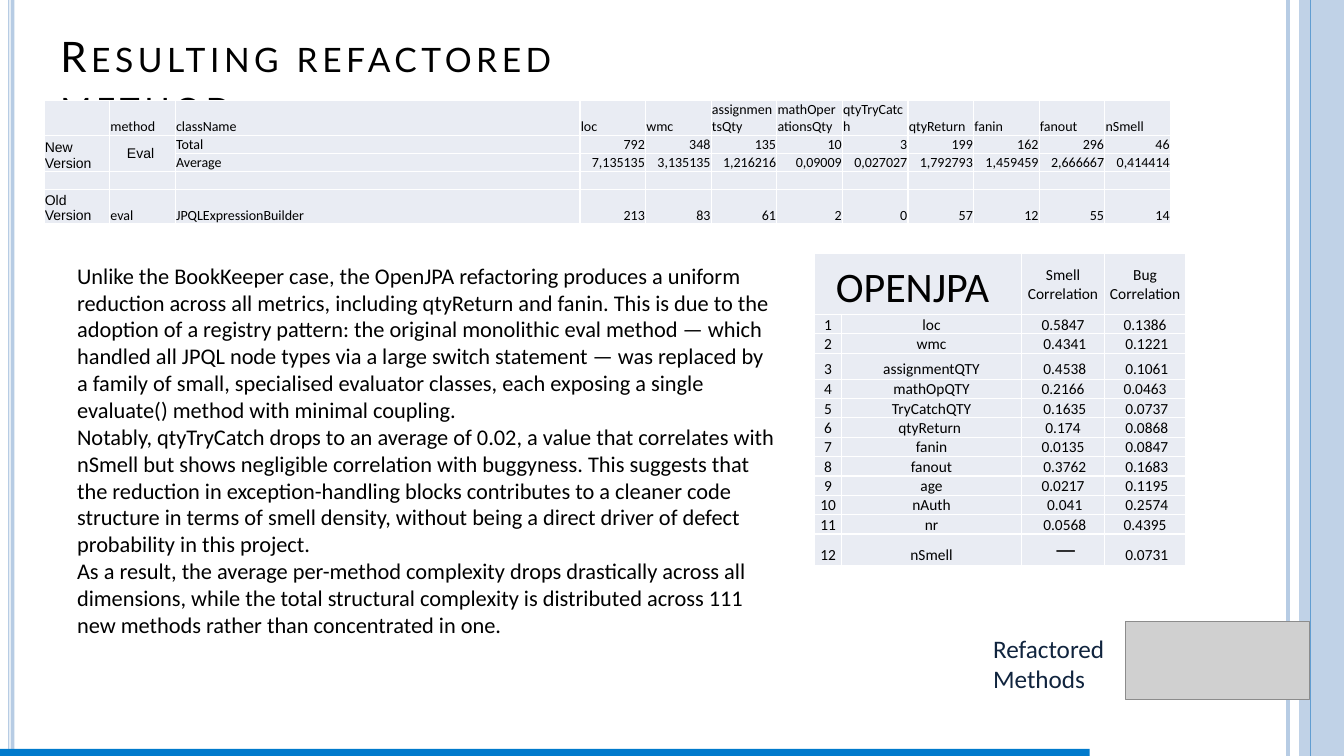
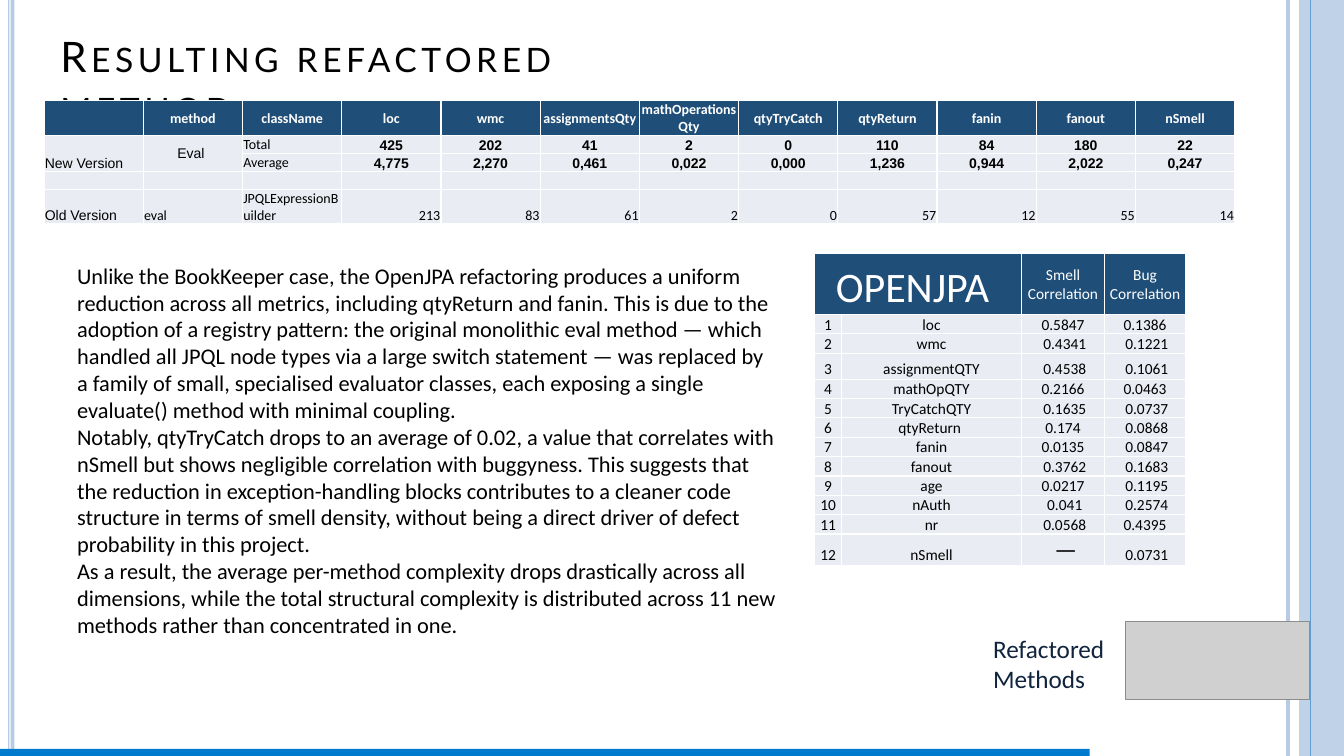
Before and after one commit to FrancescoAstolfiDev/progettoParteFalessi, a slide deck: slide 32 of My_Ispw2_Project_Falessi/report/report_astolfi.pptm. Drawn at 1344x756 pixels with LibreOffice and Linux fonts; fonts in the diff are those of the drawing; grey boxes stand for pictures. Boxes give left, top, right and bottom in pixels: in the first picture for what was removed or moved away, otherwise in the second. Text is boxed around its words. In the diff, an @@ line names an element or a change of style, - is before the commit and + after.

Commit message:
push con metriche per bookkeeper con nomi delle classi concrete e non a null

```diff
--- a/My_Ispw2_Project_Falessi/report/report_astolfi.pptm
+++ b/My_Ispw2_Project_Falessi/report/report_astolfi.pptm
@@ table at box(44, 101, 1230, 452) @@
-row 2: New Version | Eval | Total | 792 | 348 | 135 | 10 | 3 | 199 | 162 | 296 | 46
+row 2: New Version | Eval | Total | 425 | 202 | 41 | 2 | 0 | 110 | 84 | 180 | 22
-row 3:  |  | Average | 7,135135 | 3,135135 | 1,216216 | 0,09009 | 0,027027 | 1,792793 | 1,459459 | 2,666667 | 0,414414
+row 3:  |  | Average | 4,775 | 2,270 | 0,461 | 0,022 | 0,000 | 1,236 | 0,944 | 2,022 | 0,247
@@ fill #E9EDF4 to #1F4E78 in row 1 @@
@@ text colour #000000 to #FFFFFF, bold on in "method", "className", "loc", "wmc" and 7 more places @@
@@ alignment left to centre @@
@@ table: place and size @@
-table at box(44, 101, 1171, 453)
+table at box(44, 101, 1230, 452)
@@ table at box(815, 253, 1186, 565) @@
@@ fill #E9EDF4 to #1F4E78 in 3 cells @@
@@ text colour #000000 to #FFFFFF in "OPENJPA", "Smell Correlation", "Bug Correlation" @@
@@ text at box(77, 563, 776, 633): text changed @@
-As a result, the average per-method complexity drops drastically across all dimensions, while the total structural complexity is distributed across 111 new methods rather than concentrated in one.
+As a result, the average per-method complexity drops drastically across all dimensions, while the total structural complexity is distributed across 11 new methods rather than concentrated in one.
```
Also in this commit, not shown: 17 other slides changed, 9 other files.
